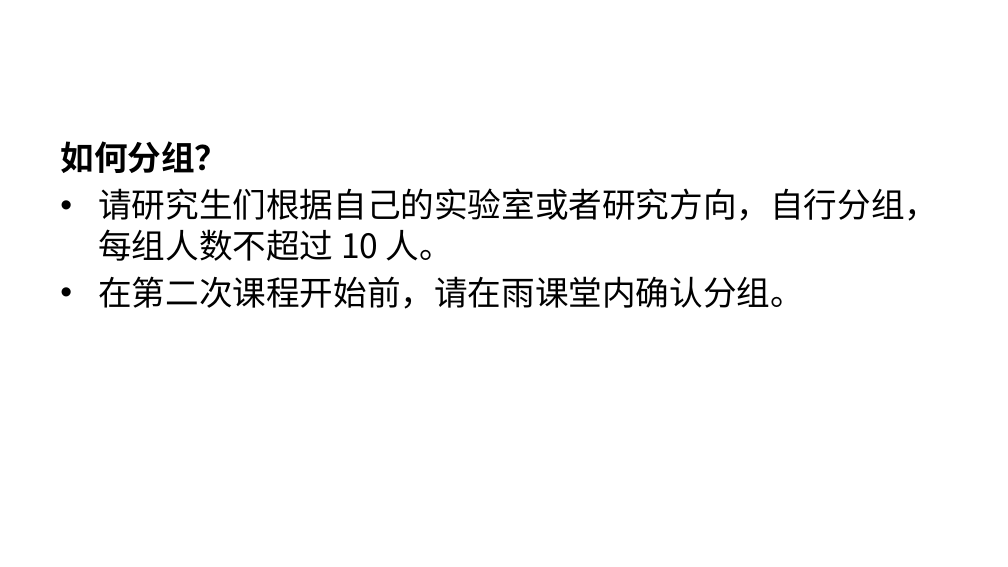
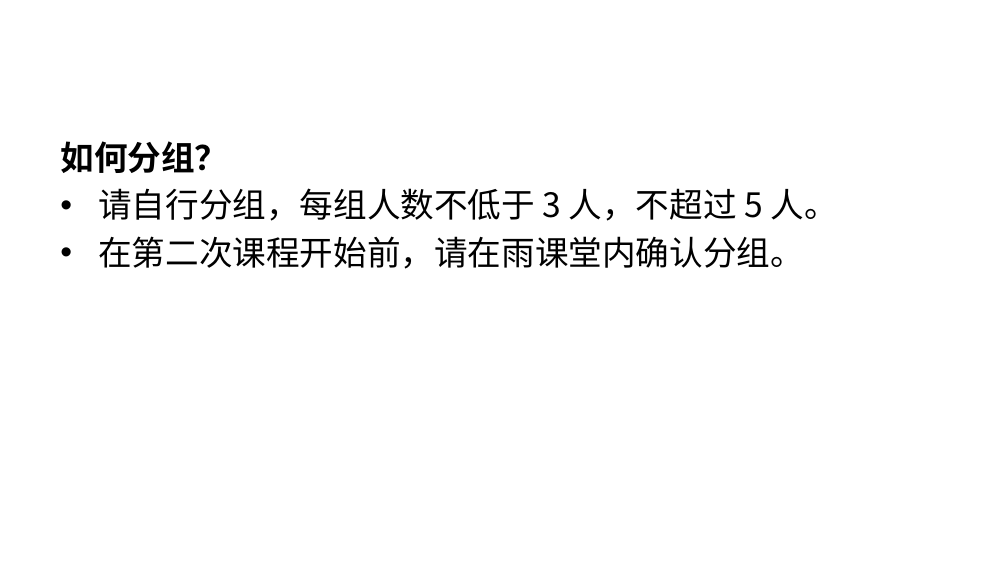
Before and after one commit to Data-collection-and-preprocessing/Data-collection-and-preprocessing-2027-Spring, a slide deck: slide 7 of slides/lecture1-intro.pptx (slide 6 before the commit). Drawn at 1008x567 pixels with LibreOffice and Linux fonts; fonts in the diff are those of the drawing. Boxes give left, top, right and bottom in pixels: in the first picture for what was removed or moved away, otherwise in the second. Text is boxed around its words. In the diff, an @@ line names an element or a change of style, - is before the commit and + after.

```diff
--- a/slides/lecture1-intro.pptx
+++ b/slides/lecture1-intro.pptx
@@ text at (98,188,838,221): text changed @@
-• 请研究生们根据自己的实验室或者研究方向，自行分组，每组人数不超过 10 人。
+• 请自行分组，每组人数不低于 3 人，不超过 5 人。
```
Also in this commit, not shown: 2 other slides changed, 1 slide added, 18 other files.
